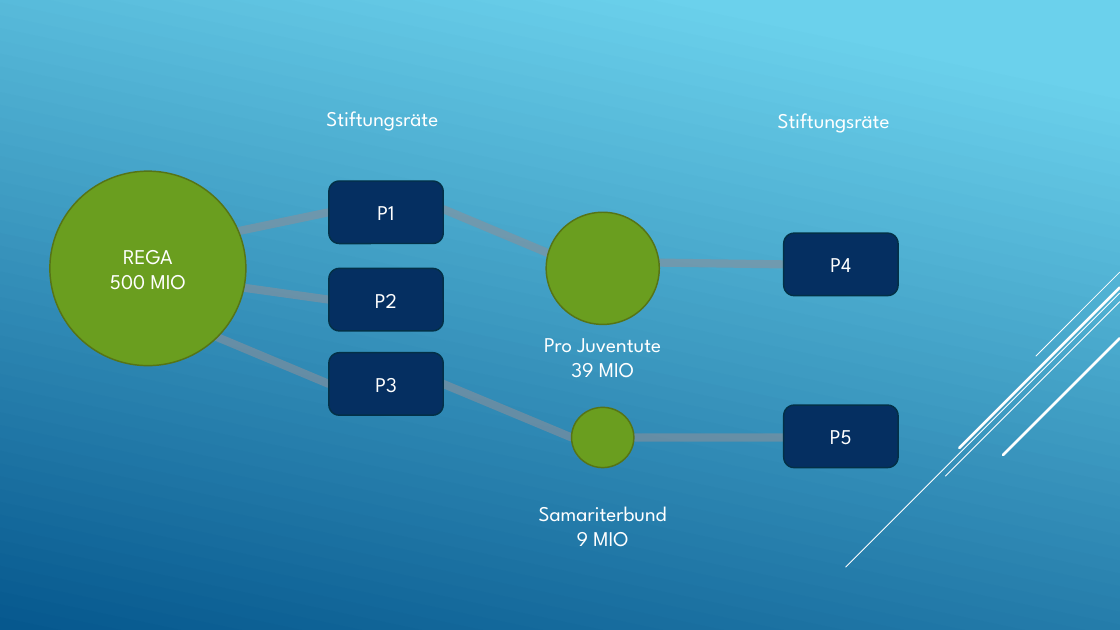
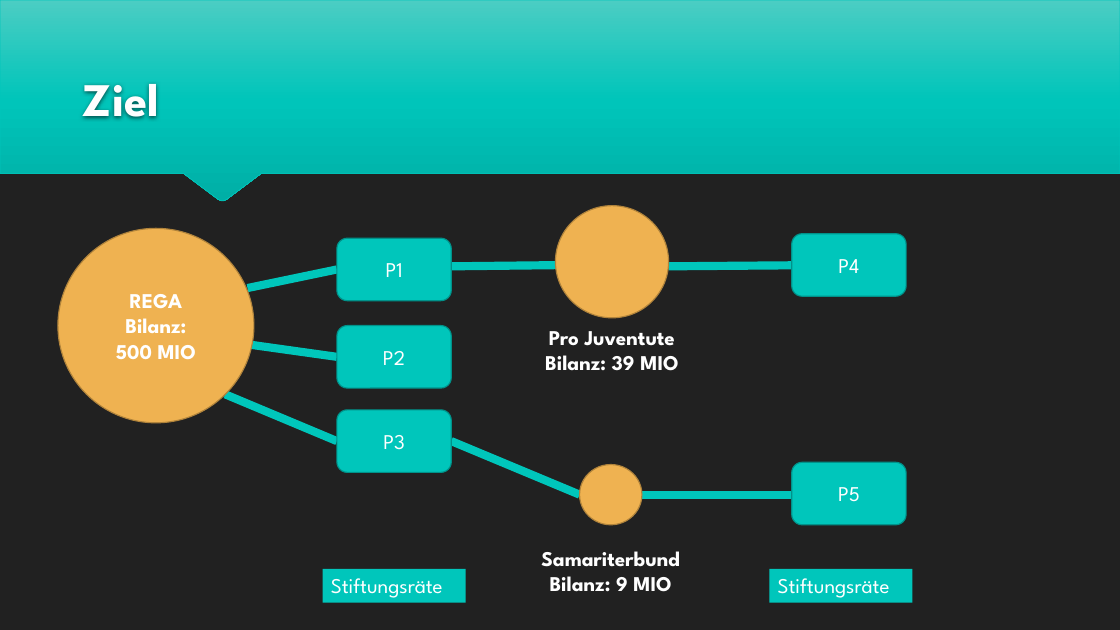
Before and after one commit to benwasd/baernhaeckt18, a slide deck: slide 3 of Foundation Tracker.pptx (slide 4 before the commit). Drawn at 1120x630 pixels with LibreOffice and Linux fonts; fonts in the diff are those of the drawing. Boxes give left, top, right and bottom in pixels: in the first picture for what was removed or moved away, otherwise in the second. Text is boxed around its words. In the diff, an @@ line names an element or a change of style, - is before the commit and + after.

```diff
--- a/Foundation Tracker.pptx
+++ b/Foundation Tracker.pptx
@@ background gradient #6ED2EB to #06588E to #212121 @@
@@ freeform shape added at [0, 0, 1120, 201], fill gradient #4BCEC3 to #00C6BB to #00B0A6, outline #00C6BB 0.5 pt @@
@@ title added at [83, 84, 159, 119], 40 pt, text #FEFEFE, bold @@
+Ziel
@@ ellipse "Pro Juventute Bilanz: 39 MIO": place and size @@
-ellipse "Pro Juventute Bilanz: 39 MIO" at [546, 213, 660, 325]
+ellipse "Pro Juventute Bilanz: 39 MIO" at [555, 206, 669, 318]
@@ 2 rounded rectangles, 1 ellipse: place and size @@
-2 rounded rectangles, 1 ellipse at [50, 171, 443, 366]
+2 rounded rectangles, 1 ellipse at [58, 229, 451, 423]
@@ rounded rectangle "P4": place and size @@
-rounded rectangle "P4" at [784, 234, 898, 296]
+rounded rectangle "P4" at [792, 234, 907, 296]
@@ line moved from (444, 209) - (555, 256) to (451, 266) - (560, 266) @@
@@ line (451, 266) - (560, 266): stroke #89919C 7 pt to #00C6BB 7 pt @@
@@ line moved from (650, 263) - (784, 265) to (669, 266) - (817, 266) @@
@@ line (669, 266) - (817, 266): stroke #89919C 7 pt to #00C6BB 7 pt @@
@@ text in ellipse at [116, 294, 196, 359]: text changed; bold on @@
-REGA
-500 MIO
+REGA
+Bilanz:
+500 MIO
@@ line (248, 288) - (337, 270): stroke #89919C 7 pt to #00C6BB 7 pt @@
@@ fill #052F61 to #00C6BB; outline #043148 1.25 pt to #00928A 1 pt in 5 elements at [792, 234, 907, 296], [337, 410, 451, 472], [792, 462, 907, 524], [337, 239, 451, 301], [337, 326, 451, 388] @@
@@ 3 lines: place and size @@
-3 lines at [218, 287, 571, 438]
+3 lines at [225, 344, 580, 495]
@@ line (250, 344) - (337, 357): stroke #89919C 7 pt to #00C6BB 7 pt @@
@@ text in ellipse at [545, 331, 678, 371]: text changed; bold on @@
-Pro Juventute
-39 MIO
+Pro Juventute
+Bilanz: 39 MIO
@@ group removed at [846, 272, 1120, 567]: 5 lines @@
@@ line (225, 394) - (337, 441): stroke #89919C 7 pt to #00C6BB 7 pt @@
@@ line (451, 441) - (580, 495): stroke #89919C 7 pt to #00C6BB 7 pt @@
@@ fill #6A9E1F to #EFB251; outline #567517 1.25 pt to #B1843C 1 pt in 3 elements at [555, 206, 669, 318], [58, 229, 254, 423], [580, 465, 642, 525] @@
@@ 2 rounded rectangles, 2 lines, 1 ellipse: place and size @@
-2 rounded rectangles, 2 lines, 1 ellipse at [239, 213, 898, 468]
+2 rounded rectangles, 2 lines, 1 ellipse at [248, 270, 907, 525]
@@ line (642, 495) - (792, 495): stroke #89919C 7 pt to #00C6BB 7 pt @@
@@ rectangle "Stiftungsräte": place and size @@
-rectangle "Stiftungsräte" at [326, 111, 438, 131]
+rectangle "Stiftungsräte" at [323, 569, 465, 602]
@@ rectangle "Stiftungsräte" at [323, 569, 465, 602]: fill none to #00C6BB @@
@@ text in ellipse at [541, 551, 680, 592]: text changed; bold on @@
-Samariterbund
-9 MIO
+Samariterbund
+Bilanz: 9 MIO
@@ rectangle "Stiftungsräte" at [770, 569, 912, 602]: fill none to #00C6BB @@
@@ rectangle "Stiftungsräte": place and size @@
-rectangle "Stiftungsräte" at [778, 113, 890, 133]
+rectangle "Stiftungsräte" at [770, 569, 912, 602]
```
Also in this commit, not shown: 3 other slides changed, 4 slides added, 1 slide removed, 1 other file.
